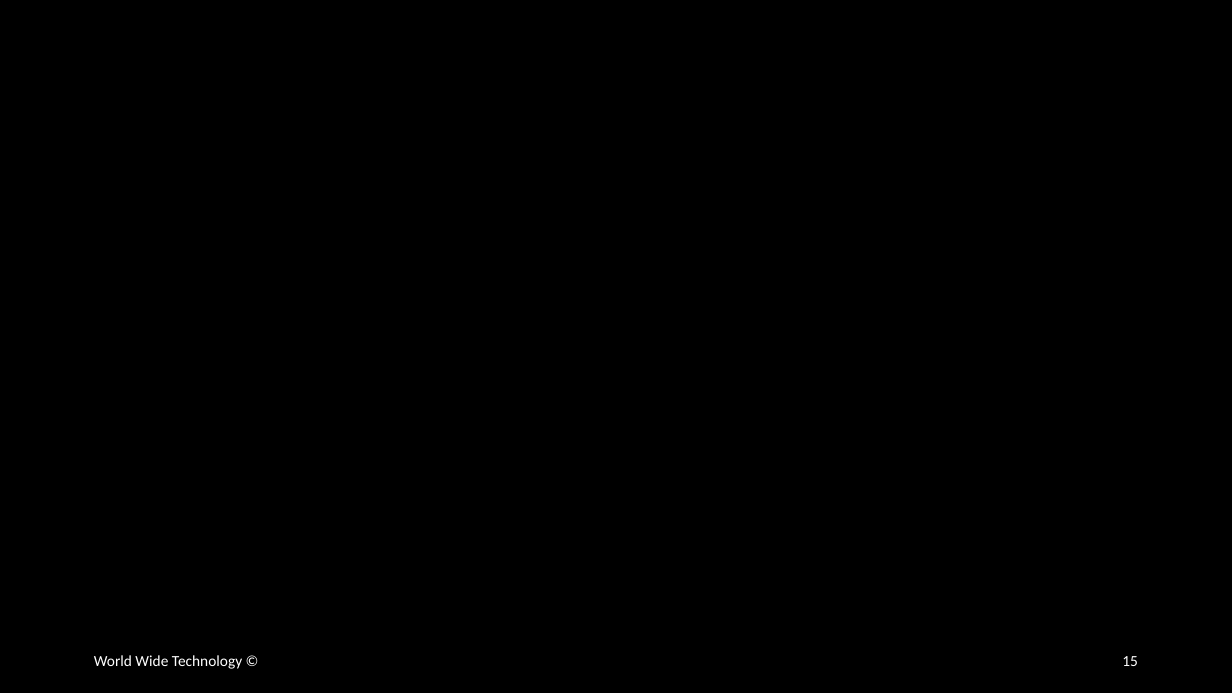
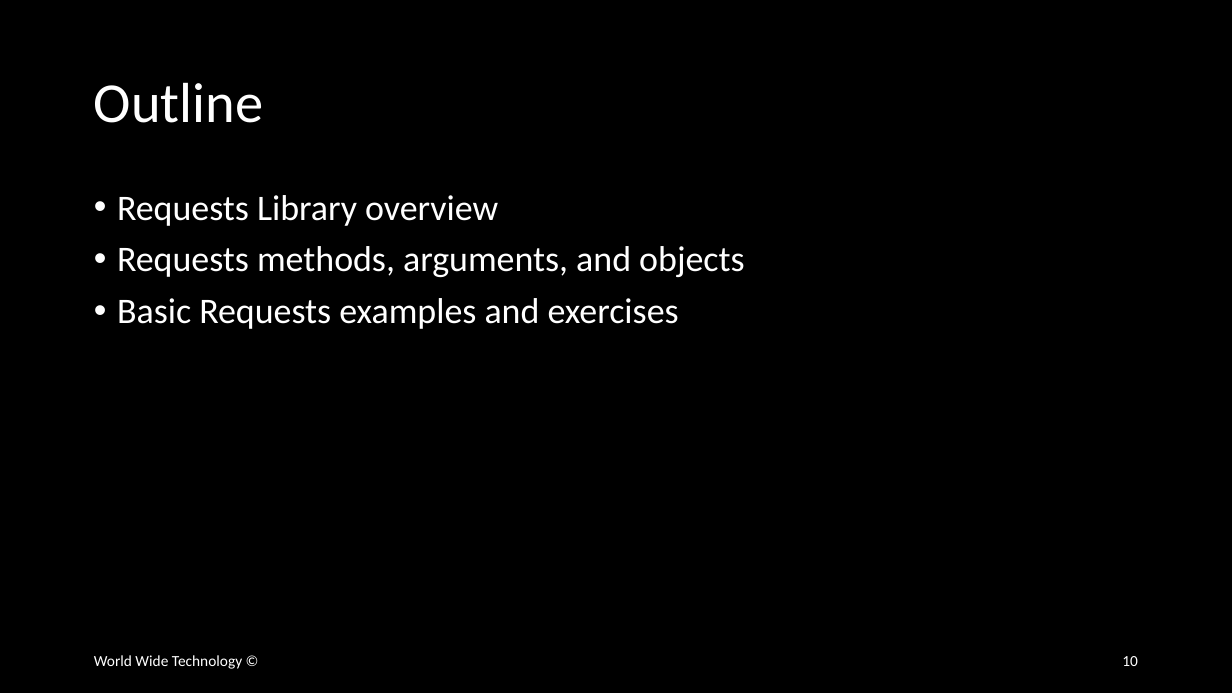
Before and after one commit to wwt/curl-requests-foundations, a slide deck: slide 10 of rest-api-http-foundations.pptx (slide 15 before the commit). Drawn at 1232x693 pixels with LibreOffice and Linux fonts; fonts in the diff are those of the drawing. Boxes give left, top, right and bottom in pixels: in the first picture for what was removed or moved away, otherwise in the second. Text is boxed around its words. In the diff, an @@ line names an element or a change of style, - is before the commit and + after.

Commit message:
Completed outline for review

```diff
--- a/rest-api-http-foundations.pptx
+++ b/rest-api-http-foundations.pptx
@@ title added at (x1=94, y1=82, x2=263, y2=123), 44 pt, text #FFFFFF @@
+Outline
@@ text added at (x1=117, y1=195, x2=744, y2=329), 28 pt, text #FFFFFF @@
+• Requests Library overview
+• Requests methods, arguments, and objects
+• Basic Requests examples and exercises
@@ page number at (x1=1122, y1=656, x2=1138, y2=666): text changed @@
-15
+10
```
Also in this commit, not shown: 8 other slides changed, 4 slides added, 1 slide removed.
